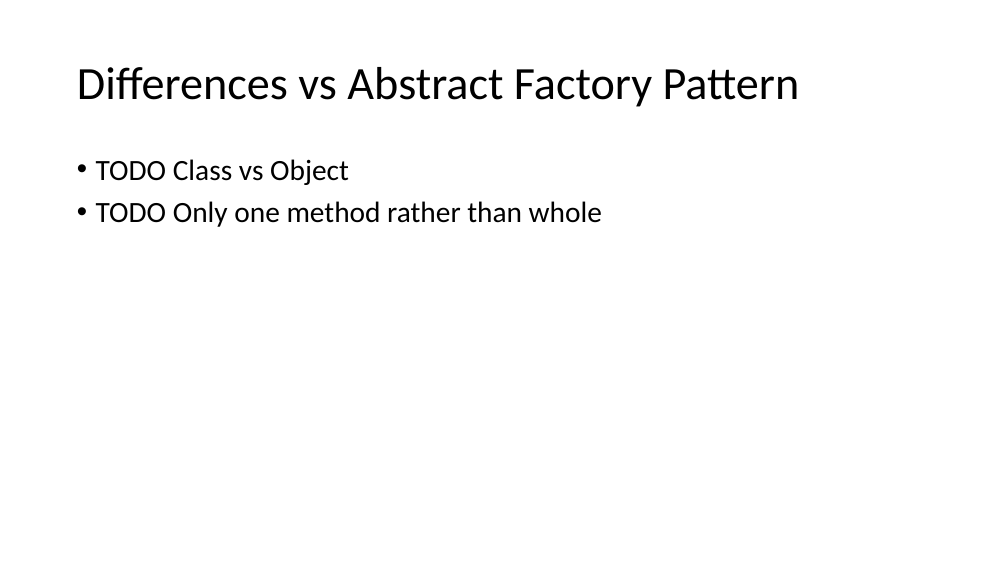
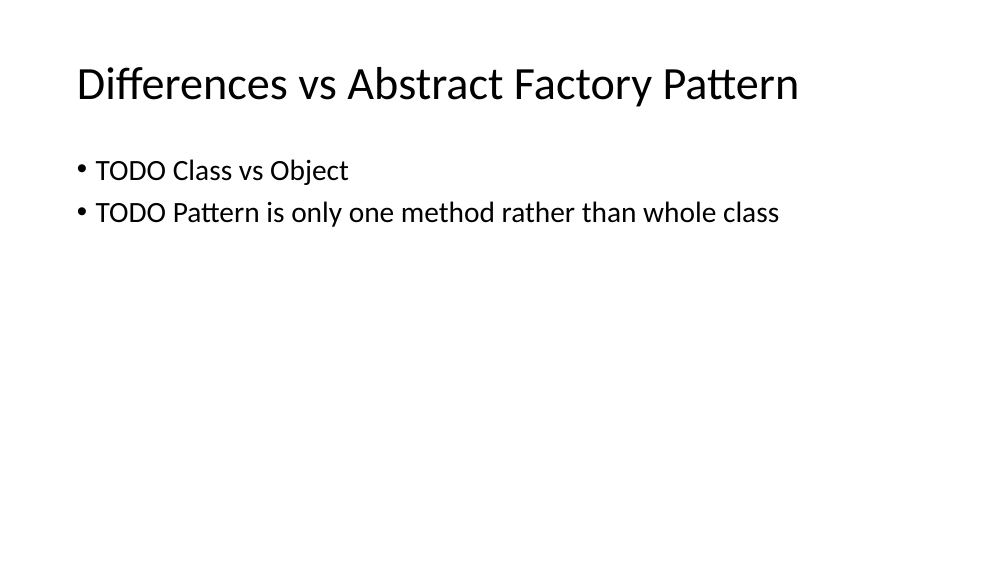
Before and after one commit to crsdrw/patterns, a slide deck: slide 10 of Patterns/docs/Factory Method.pptx (slide 7 before the commit). Drawn at 1008x567 pixels with LibreOffice and Linux fonts; fonts in the diff are those of the drawing. Boxes give left, top, right and bottom in pixels: in the first picture for what was removed or moved away, otherwise in the second. Text is boxed around its words. In the diff, an @@ line names an element or a change of style, - is before the commit and + after.

```diff
--- a/Patterns/docs/Factory Method.pptx
+++ b/Patterns/docs/Factory Method.pptx
@@ text at [96,201,779,227]: text changed @@
-• TODO Only one method rather than whole
+• TODO Pattern is only one method rather than whole class
```
Also in this commit, not shown: 3 slides added.
